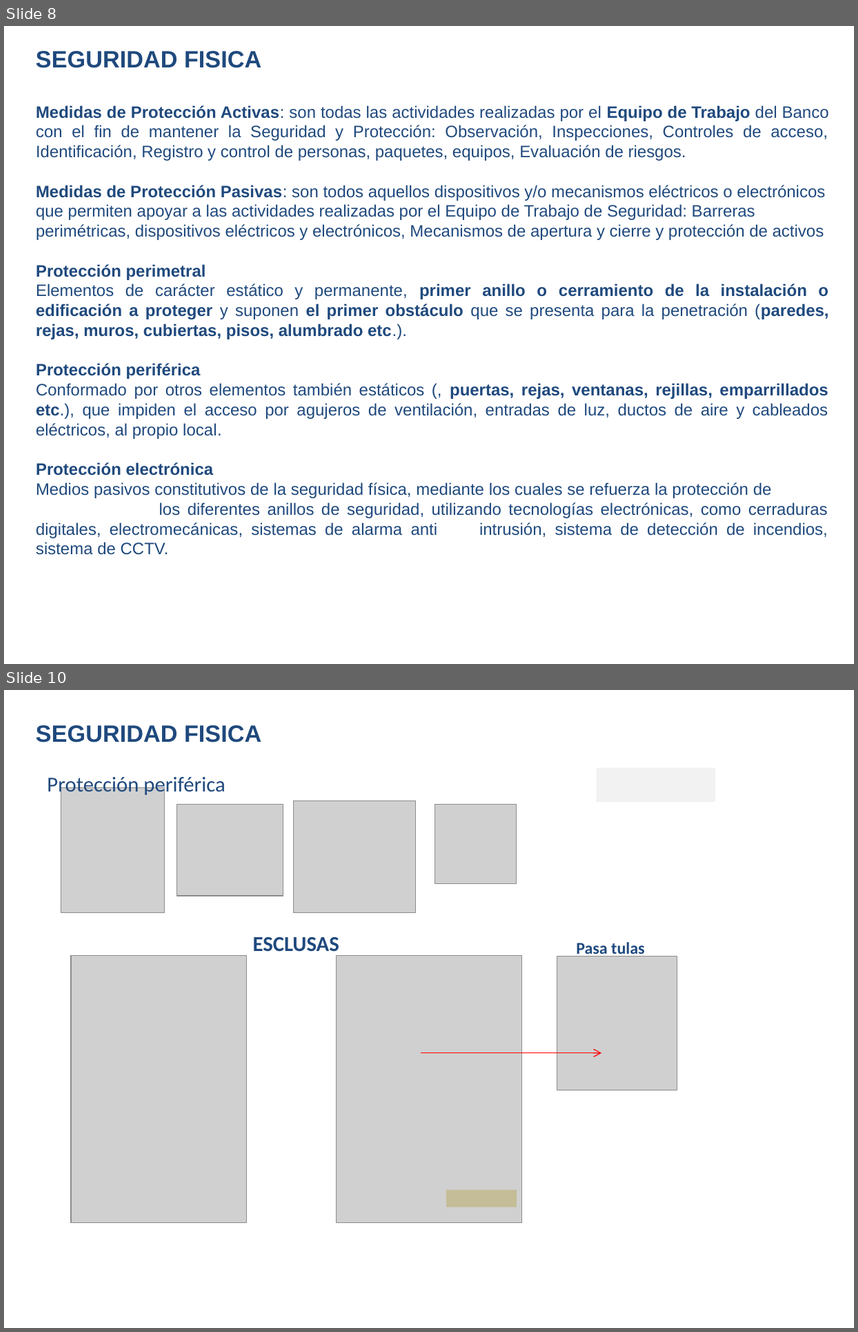
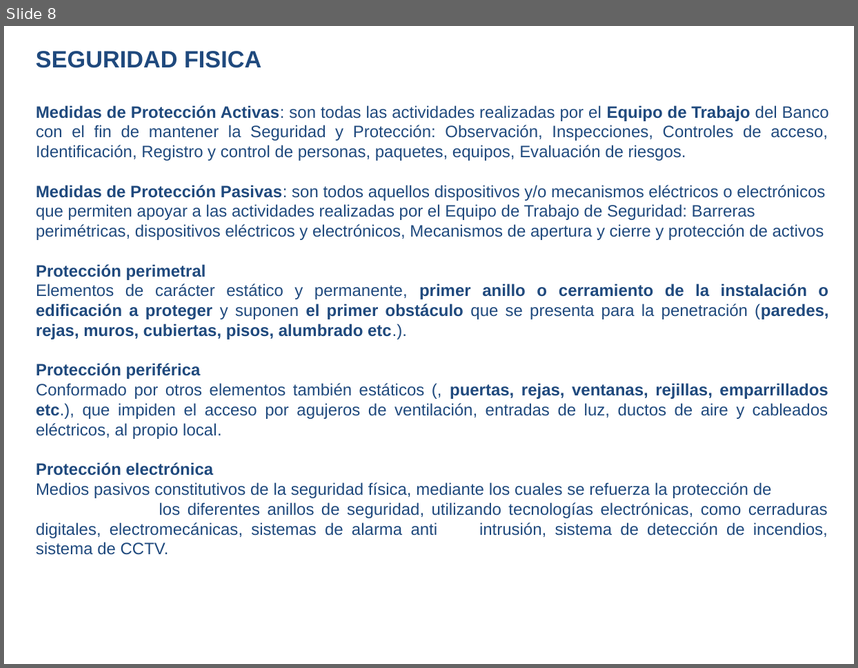
Before and after one commit to elberthAgreda/triviaApp, a slide deck: videoApp/src/assets/pdf/SEGURIDADBANCARIA/SEGURIDADBANCARIA.pptx. Shown one above the other, each under a label of ours: slides 8 and 10 before the commit, slide 8 after it; the slides between them are not shown. The pictures are 858x1332 and 858x668 pixels, drawn with LibreOffice and Linux fonts; fonts in the diff are those of the drawing; grey boxes stand for pictures; background and template pictures are left out. Boxes give left, top, right and bottom in pixels: in the first picture for what was removed or moved away, otherwise in the second. Text is boxed around its words. In the diff, an @@ line names an element or a change of style, - is before the commit and + after.

```diff
--- a/videoApp/src/assets/pdf/SEGURIDADBANCARIA/SEGURIDADBANCARIA.pptx
+++ b/videoApp/src/assets/pdf/SEGURIDADBANCARIA/SEGURIDADBANCARIA.pptx
@@ slide 10 removed at <box>4,690,854,1328</box>, background picture (left out) @@
@@ text removed at <box>36,725,261,742</box> @@
-SEGURIDAD FISICA
@@ rectangle removed at <box>597,768,715,802</box> @@
@@ text removed at <box>47,777,225,797</box> @@
-Protección periférica
@@ picture removed at <box>61,788,165,913</box> @@
@@ picture removed at <box>176,805,283,896</box> @@
@@ picture removed at <box>293,800,415,913</box> @@
@@ picture removed at <box>435,805,517,884</box> @@
@@ text removed at <box>253,937,339,957</box> @@
-ESCLUSAS
@@ picture removed at <box>71,955,247,1222</box> @@
@@ picture removed at <box>337,955,523,1222</box> @@
@@ picture removed at <box>557,956,677,1090</box> @@
@@ text removed at <box>576,942,644,958</box> @@
-Pasa tulas
@@ arrow removed from (421, 1053) to (602, 1053) @@
@@ rectangle removed at <box>446,1190,517,1207</box> @@
```
Also in this commit, not shown: 3 slides changed, 2 slides added, 6 other slides removed, 22 other files.
